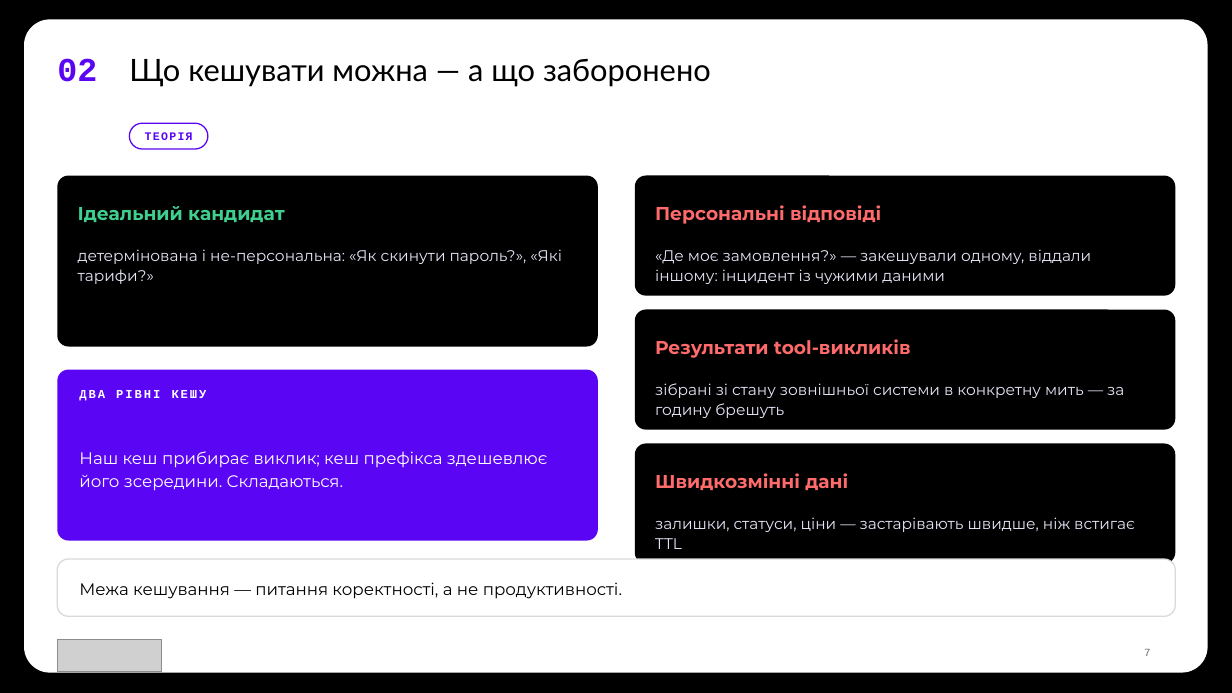
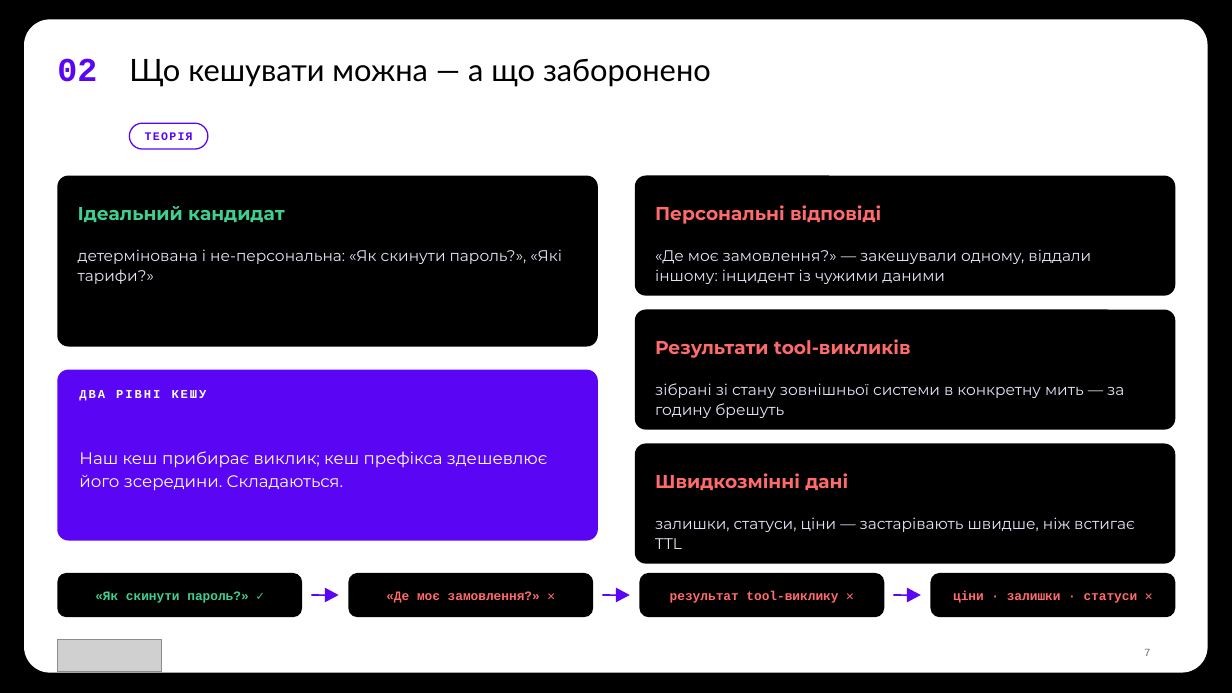
Before and after one commit to TarasFedorenkoFTV/llmops-bootcamp, a slide deck: slide 7 of docs/decks/L05.pptx. Drawn at 1232x693 pixels with LibreOffice and Linux fonts; fonts in the diff are those of the drawing; grey boxes stand for pictures; background and template pictures are left out. Boxes give left, top, right and bottom in pixels: in the first picture for what was removed or moved away, otherwise in the second. Text is boxed around its words. In the diff, an @@ line names an element or a change of style, - is before the commit and + after.

```diff
--- a/docs/decks/L05.pptx
+++ b/docs/decks/L05.pptx
@@ rounded rectangle: place and size @@
-rounded rectangle at [57, 559, 1176, 616]
+rounded rectangle at [57, 573, 302, 617]
@@ rounded rectangle at [57, 573, 302, 617]: fill #FFFFFF to #000000; outline #D9D9D9 1 pt to none; proportions changed @@
@@ text removed at [79, 582, 622, 599] @@
-Межа кешування — питання коректності, а не продуктивності.
@@ text added at [95, 591, 248, 603], 10 pt, text #3FCF8E, bold @@
+«Як скинути пароль?» ✓
@@ line added from (311, 595) to (328, 595), #5A05F4 1.25 pt @@
@@ triangle added at [325, 588, 339, 603], fill #5A05F4 @@
@@ rounded rectangle added at [348, 573, 593, 617], fill #000000 @@
@@ text added at [386, 591, 540, 603], 10 pt, text #FF6B6B, bold @@
+«Де моє замовлення?» ✕
@@ line added from (603, 595) to (619, 595), #5A05F4 1.25 pt @@
@@ triangle added at [616, 588, 630, 603], fill #5A05F4 @@
@@ rounded rectangle added at [640, 573, 884, 617], fill #000000 @@
@@ text added at [670, 591, 838, 603], 10 pt, text #FF6B6B, bold @@
+результат tool-виклику ✕
@@ line added from (894, 595) to (910, 595), #5A05F4 1.25 pt @@
@@ triangle added at [907, 588, 921, 603], fill #5A05F4 @@
@@ rounded rectangle added at [931, 573, 1176, 617], fill #000000 @@
@@ text added at [953, 591, 1138, 603], 10 pt, text #FF6B6B, bold @@
+ціни · залишки · статуси ✕
```
Also in this commit, not shown: 3 other slides changed, 29 other files.
